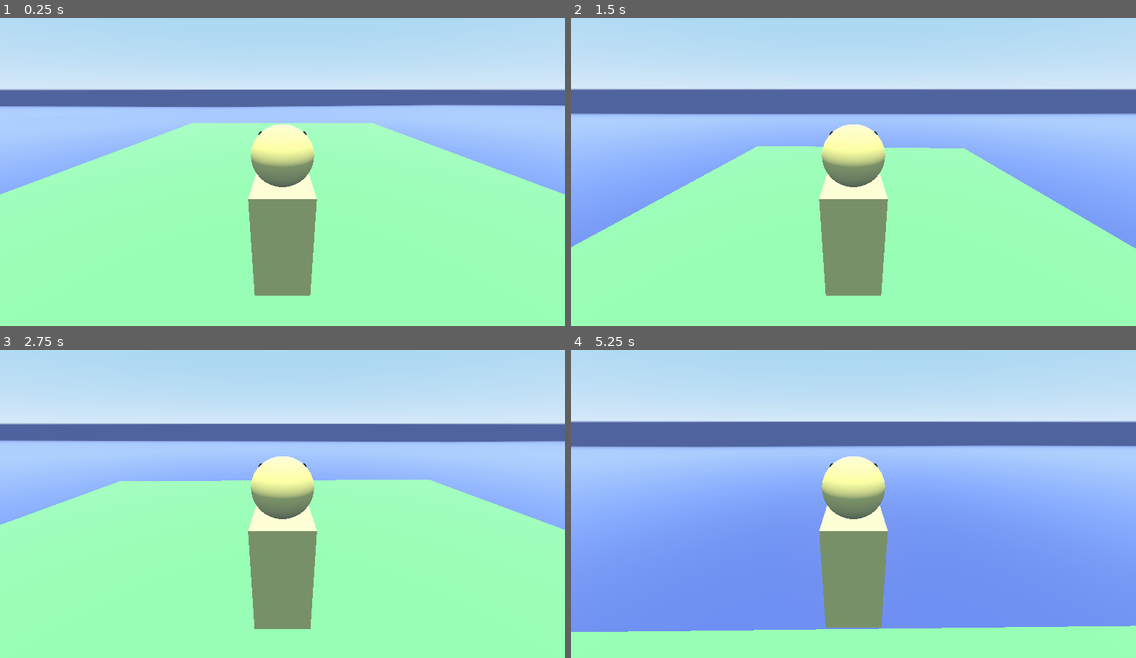
Above: before the commit, frames 1-4 (two rows, left to right).
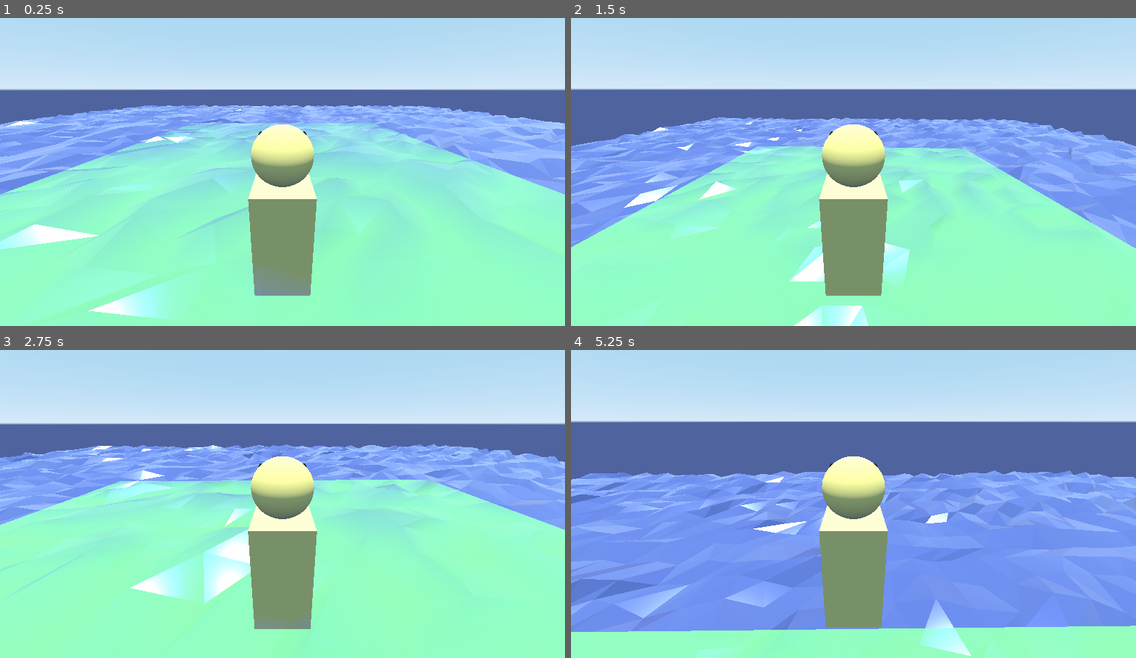
Above: after the commit, the same moments.

Repository: ZacharyGodfrey/godot-game
Game: Godot game, scene res://scenes/World.tscn
Two runs of this game, one before a commit and one after it. Both use one fixed random seed, a clock stepped at 60 frames per second and the inputs below.
Inputs (mouse positions are in pixels of both pictures, inside the frame that each line leads up to):
- Up to frame 1 (0.25 s): no input
- Up to frame 2 (1.5 s): move the mouse to (881, 159) at 0.52 s; hold W (move_forward) from 0.53 s (still down); tap Space (jump) at 0.77 s; move the mouse to (825, 162) at 1.27 s
- Up to frame 3 (2.75 s): keep holding W (move_forward); tap Space (jump) at 1.52 s; move the mouse to (293, 488) at 2.02 s
- Up to frame 4 (5.25 s): keep holding W (move_forward); move the mouse to (847, 497) at 2.77 s; tap Space (jump) at 3.02, 3.77, 4.52 s; move the mouse to (893, 497) at 3.52 s; move the mouse to (808, 488) at 4.27 s; move the mouse to (859, 491) at 5.02 s

The runs differ from the first frame. In frame 1, 29% of the frame differs, in the area x 0-100%, y 28-99%; in frame 2, 19%; in frame 3, 19%; in frame 4, 17%.

Commit message:
Update World.tscn

Diff:
--- a/src/scenes/World.tscn
+++ b/src/scenes/World.tscn
@@ -22,7 +22,7 @@
 transform = Transform( 20, 0, 0, 0, 10, 0, 0, 0, 20, 0, -10, 0 )
 
 [node name="Ocean" parent="." instance=ExtResource( 2 )]
-transform = Transform( 100, 0, 0, 0, 1, 0, 0, 0, 100, 0, -1, 0 )
+transform = Transform( 1, 0, 0, 0, 1, 0, 0, 0, 1, 0, 1, 0 )
 
 [node name="BarrierFront" parent="." instance=ExtResource( 5 )]
 transform = Transform( 20, 0, 0, 0, 10, 0, 0, 0, 1, 0, 0, -21 )
